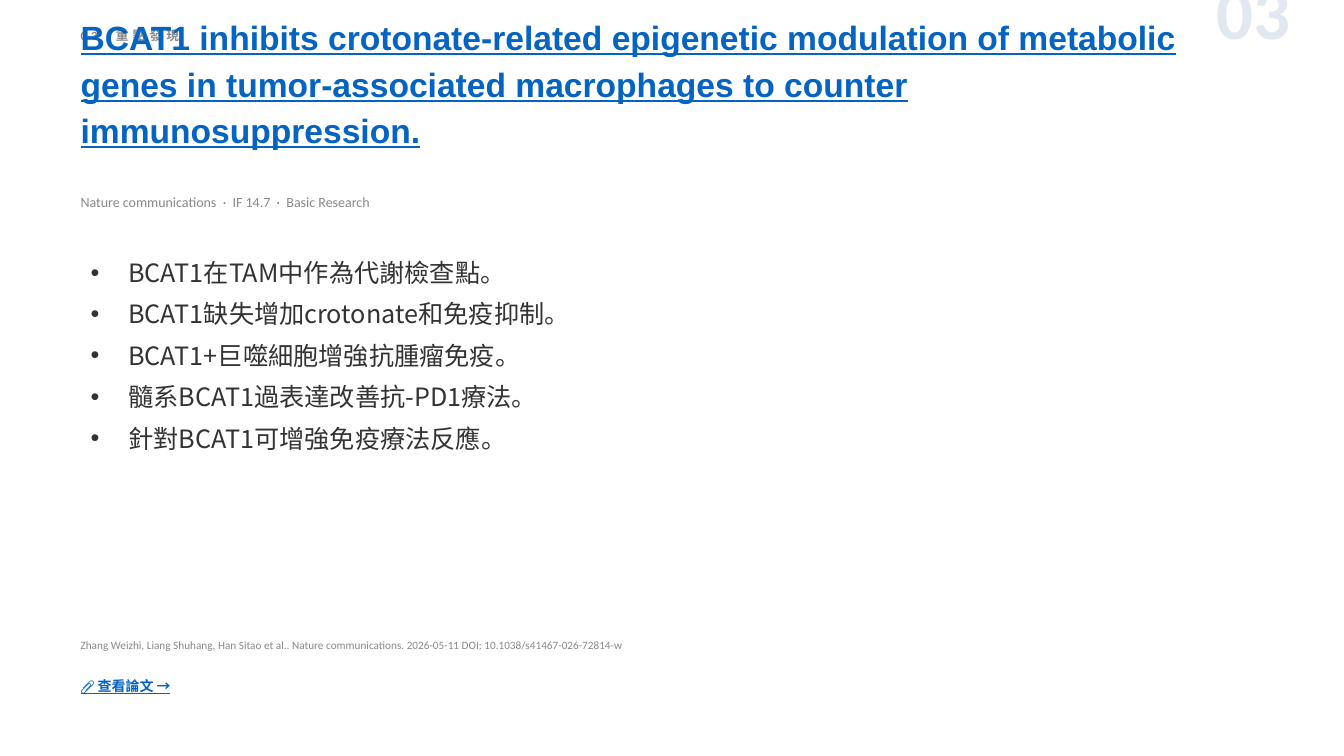
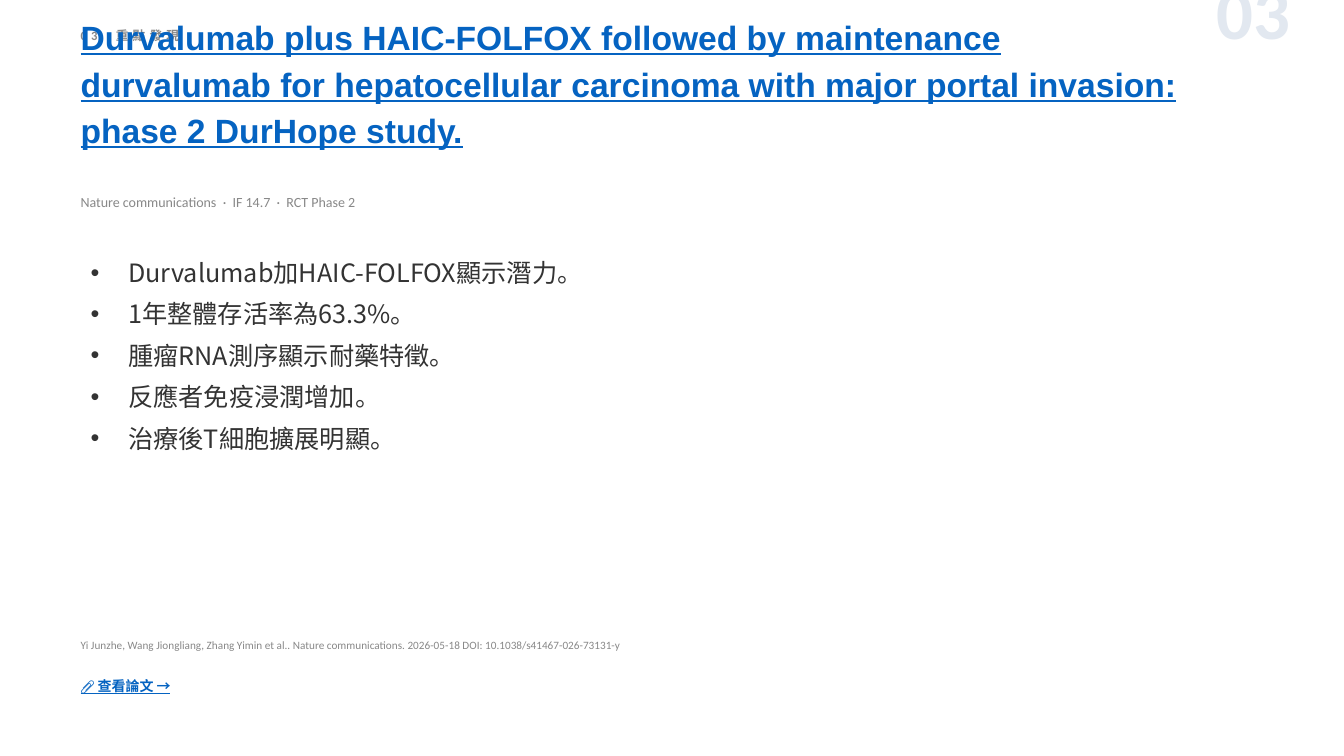
Before and after one commit to jejenhu-maker/hcc-weekly-digest, a slide deck: slide 5 of docs/digest-zh.pptx. Drawn at 1344x756 pixels with LibreOffice and Linux fonts; fonts in the diff are those of the drawing. Boxes give left, top, right and bottom in pixels: in the first picture for what was removed or moved away, otherwise in the second. Text is boxed around its words. In the diff, an @@ line names an element or a change of style, - is before the commit and + after.

```diff
--- a/docs/digest-zh.pptx
+++ b/docs/digest-zh.pptx
@@ text at box(81, 25, 1176, 150): text changed @@
-BCAT1 inhibits crotonate-related epigenetic modulation of metabolic genes in tumor-associated macrophages to counter immunosuppression.
+Durvalumab plus HAIC-FOLFOX followed by maintenance durvalumab for hepatocellular carcinoma with major portal invasion: phase 2 DurHope study.
@@ text at box(81, 197, 355, 207): text changed @@
-Nature communications · IF 14.7 · Basic Research
+Nature communications · IF 14.7 · RCT Phase 2
@@ text at box(128, 261, 582, 450): text changed @@
-• BCAT1在TAM中作為代謝檢查點。
-• BCAT1缺失增加crotonate和免疫抑制。
-• BCAT1+巨噬細胞增強抗腫瘤免疫。
-• 髓系BCAT1過表達改善抗-PD1療法。
-• 針對BCAT1可增強免疫療法反應。
+• Durvalumab加HAIC-FOLFOX顯示潛力。
+• 1年整體存活率為63.3%。
+• 腫瘤RNA測序顯示耐藥特徵。
+• 反應者免疫浸潤增加。
+• 治療後T細胞擴展明顯。
@@ text at box(81, 641, 620, 651): text changed @@
-Zhang Weizhi, Liang Shuhang, Han Sitao et al.. Nature communications. 2026-05-11 DOI: 10.1038/s41467-026-72814-w
+Yi Junzhe, Wang Jiongliang, Zhang Yimin et al.. Nature communications. 2026-05-18 DOI: 10.1038/s41467-026-73131-y
```
Also in this commit, not shown: 13 other slides changed, 2 other files.
